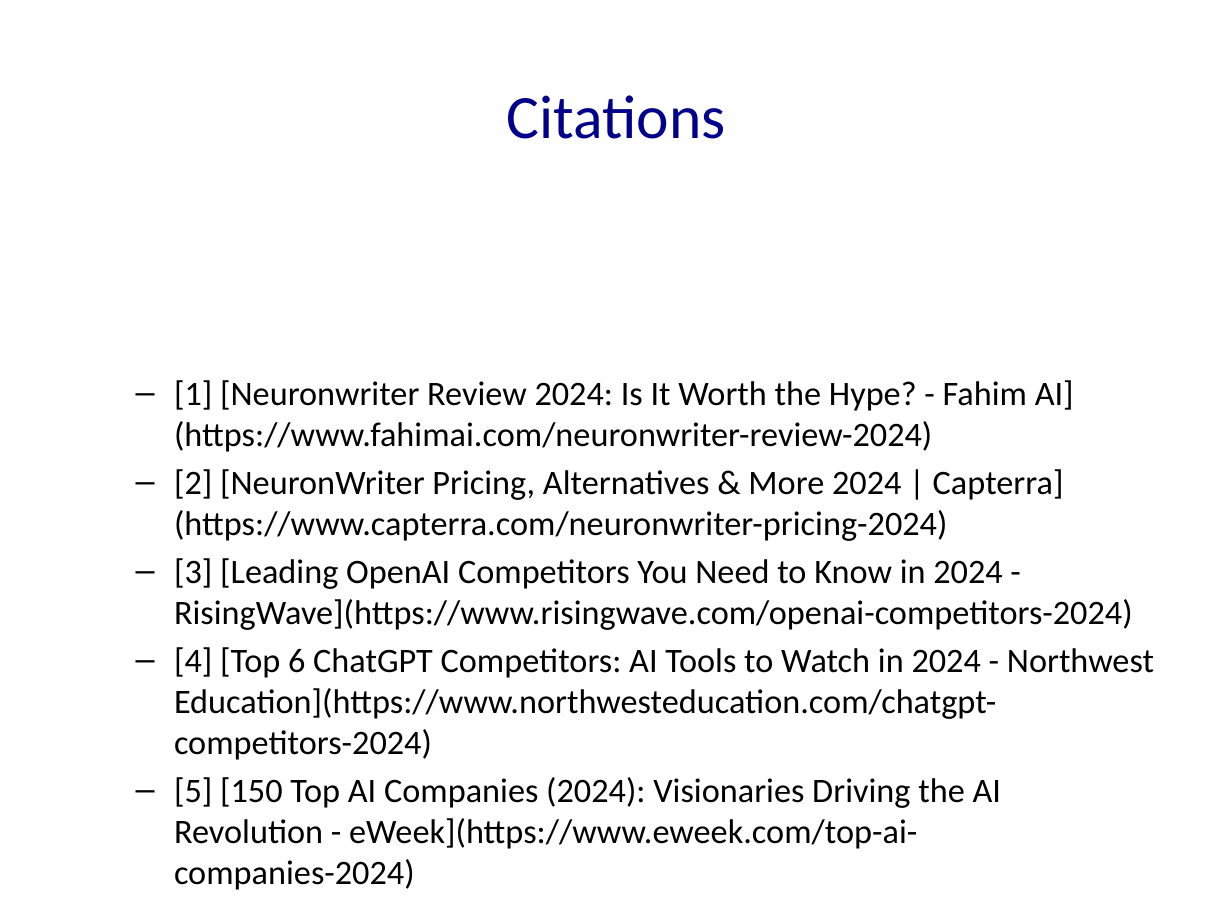
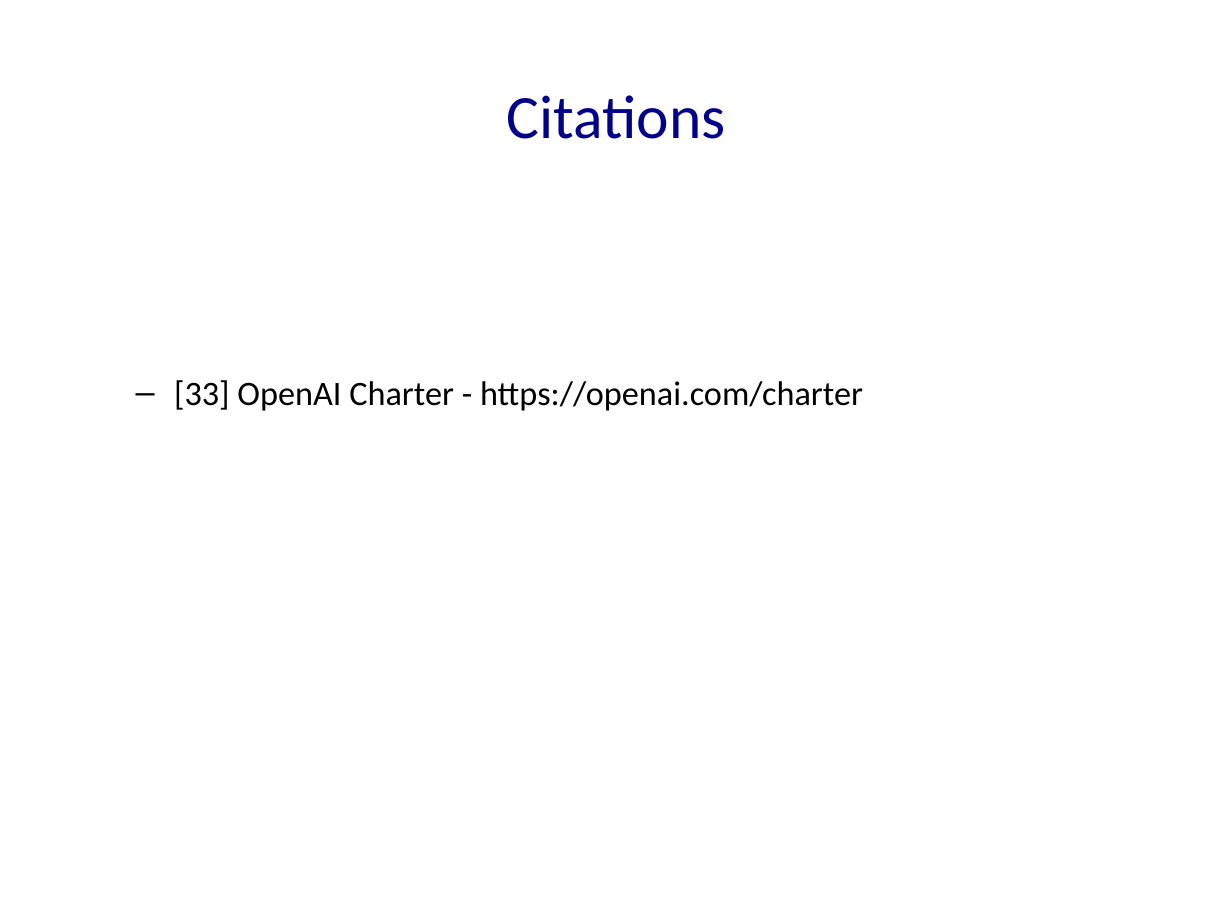
Before and after one commit to Frank-Gu-81/slides_autogeneration, a slide deck: slide 106 of Neuron_Solutions_Presentation.pptx (slide 61 before the commit). Drawn at 1232x924 pixels with LibreOffice and Linux fonts; fonts in the diff are those of the drawing. Boxes give left, top, right and bottom in pixels: in the first picture for what was removed or moved away, otherwise in the second. Text is boxed around its words. In the diff, an @@ line names an element or a change of style, - is before the commit and + after.

```diff
--- a/Neuron_Solutions_Presentation.pptx
+++ b/Neuron_Solutions_Presentation.pptx
@@ text at (x1=174, y1=380, x2=863, y2=411): text changed @@
-  – [1] [Neuronwriter Review 2024: Is It Worth the Hype? - Fahim AI](https://www.fahimai.com/neuronwriter-review-2024)
-  – [2] [NeuronWriter Pricing, Alternatives & More 2024 | Capterra](https://www.capterra.com/neuronwriter-pricing-2024)
-  – [3] [Leading OpenAI Competitors You Need to Know in 2024 - RisingWave](https://www.risingwave.com/openai-competitors-2024)
-  – [4] [Top 6 ChatGPT Competitors: AI Tools to Watch in 2024 - Northwest Education](https://www.northwesteducation.com/chatgpt-competitors-2024)
-  – [5] [150 Top AI Companies (2024): Visionaries Driving the AI Revolution - eWeek](https://www.eweek.com/top-ai-companies-2024)
+  – [33] OpenAI Charter - https://openai.com/charter
```
Also in this commit, not shown: 19 other slides changed, 99 slides added, 55 slides removed, 9 other files.
